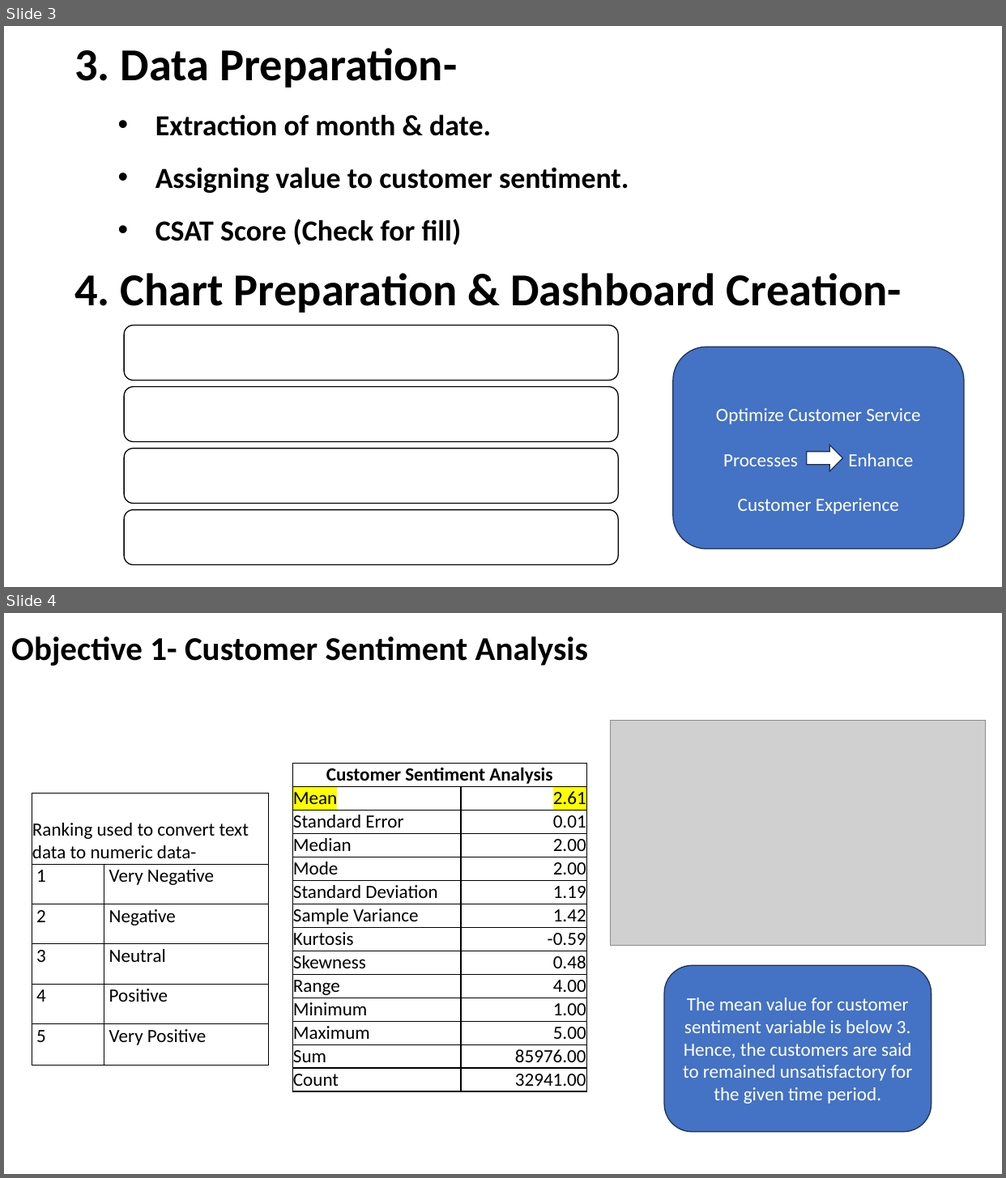
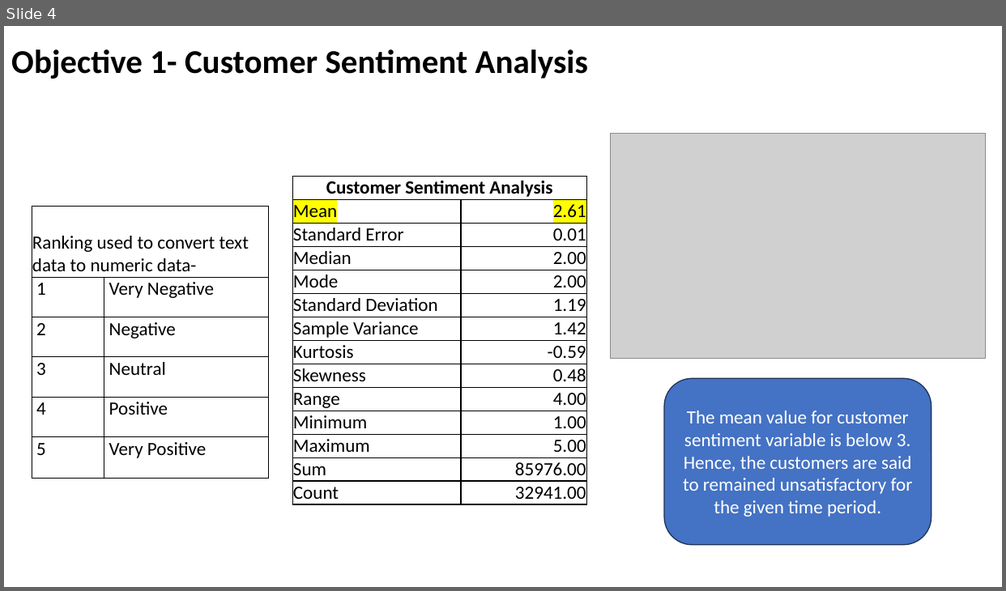
Before and after one commit to Aniruddhakhedkar/Analysis_of_Customer_Service_Data_for_an_E-commerce_Company_Nile, a slide deck: Findings_Analysis of Customer Service Data_E-commerce Company_Nile.pptx. Shown one above the other, each under a label of ours: slides 3 and 4 before the commit, slide 4 after it. The pictures are 1006x1178 and 1006x591 pixels, drawn with LibreOffice and Linux fonts; fonts in the diff are those of the drawing; grey boxes stand for pictures. Boxes give left, top, right and bottom in pixels: in the first picture for what was removed or moved away, otherwise in the second. Text is boxed around its words. In the diff, an @@ line names an element or a change of style, - is before the commit and + after.

```diff
--- a/Findings_Analysis of Customer Service Data_E-commerce Company_Nile.pptx
+++ b/Findings_Analysis of Customer Service Data_E-commerce Company_Nile.pptx
@@ slide 3 removed at (x1=4, y1=26, x2=1002, y2=587), background #FFFFFF @@
@@ title removed at (x1=74, y1=48, x2=457, y2=88) @@
-3. Data Preparation-
@@ text removed at (x1=155, y1=114, x2=629, y2=246) @@
-• Extraction of month & date.
-• Assigning value to customer sentiment.
-• CSAT Score (Check for fill)
@@ text removed at (x1=74, y1=273, x2=901, y2=313) @@
-4. Chart Preparation & Dashboard Creation-
@@ rounded rectangle removed at (x1=673, y1=347, x2=965, y2=549) @@
-Optimize Customer Service Processes Enhance Customer Experience
@@ right arrow removed at (x1=807, y1=446, x2=842, y2=472) @@
@@ group removed at (x1=124, y1=326, x2=618, y2=565): 4 rounded rectangles @@
```
Also in this commit, not shown: 8 slides changed, 1 slide added.
